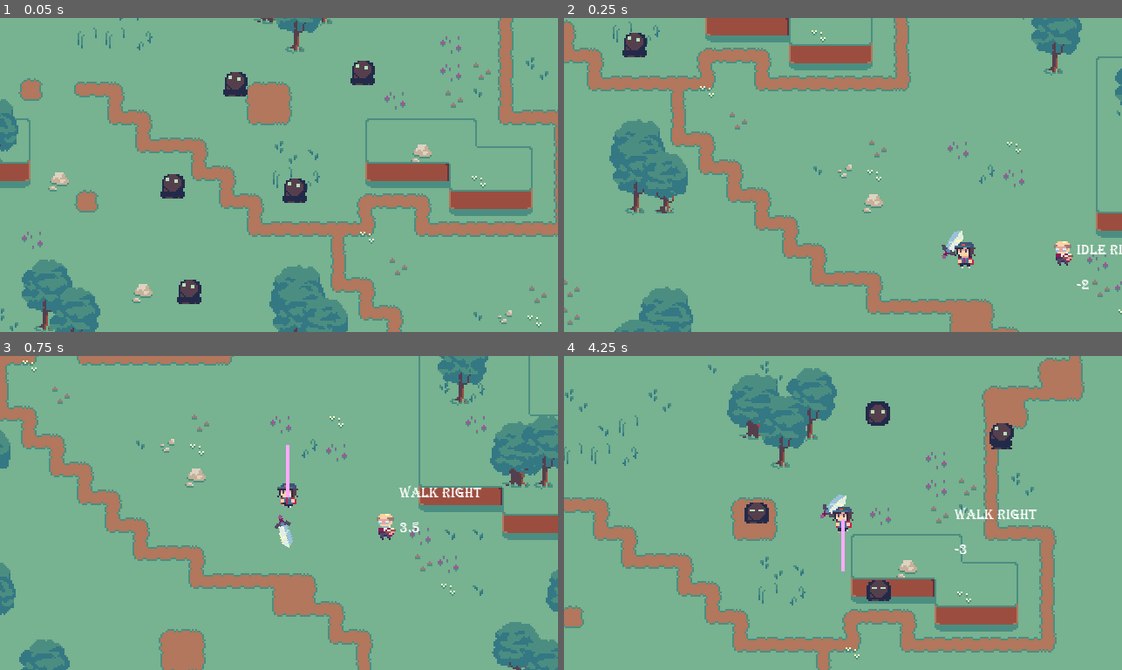
Above: before the commit, frames 1-4 (two rows, left to right).
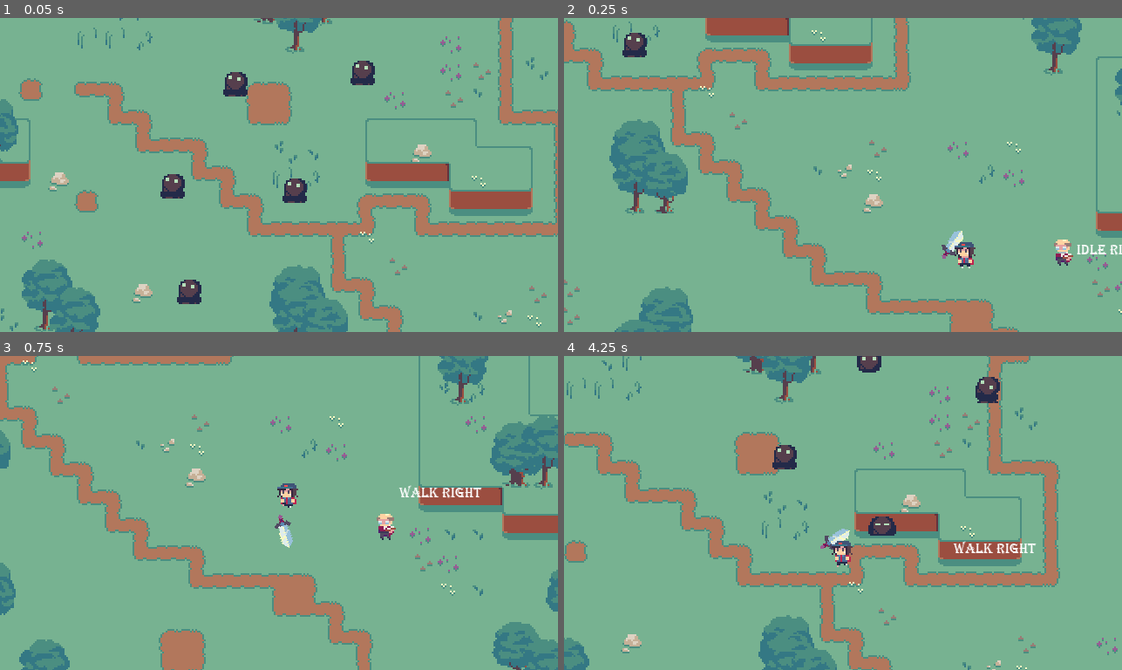
Above: after the commit, the same moments.

Repository: OceanBoy612/SimpleRPG
Game: Godot game, scene res://Code/Maps/Map1.tscn
Same seed, same stepped clock (60 frames per second), same inputs: the game is played once before the commit and once after it.
Inputs (mouse positions are in pixels of both pictures, inside the frame that each line leads up to):
- Up to frame 1 (0.05 s): no input
- Up to frame 2 (0.25 s): no input
- Up to frame 3 (0.75 s): tap Enter (ui_accept) at 0.5 s; move the mouse to (251, 575) at 0.52 s; hold Up (ui_up) from 0.53 s (still down); click (251, 575) at 0.6 s
- Up to frame 4 (4.25 s): tap Enter (ui_accept) at 0.77, 1.52, 3.02, 3.77 s; tap Shift (dash) at 0.8, 1.35, 3.05, 3.6 s; move the mouse to (1010, 560) at 1.27 s; tap E (interact) at 1.55 s; move the mouse to (675, 465) at 2.02 s; release Up (ui_up) at 2.03 s; hold E (interact) 2.03-2.78 s; hold Left (ui_left) 2.03-3.53 s; click (675, 465) at 2.3 s; move the mouse to (870, 513) at 2.77 s; click (870, 513) at 2.85 s; move the mouse to (759, 434) at 3.52 s; hold Down (ui_down) from 3.53 s (still down); hold E (interact) from 3.53 s (still down)

Frame 1 is identical in both runs. In frame 2, 0.1% of the frame differs, in the area x 87-95%, y 70-87%; in frame 3, 0.2%; in frame 4, 34%, in the area x 0-100%, y 0-100%.

Commit message:
Added arc to Frim attacks
Also added the beginnings of a conversation class to streamline dialogue in the future
Changed State to BaseState and created EntityState and CombatEntityState (prevents the need for (kb as CombatEntity)

Diff:
--- a/src/Code/Character Controller/smart_sprite.gd
+++ b/src/Code/Character Controller/smart_sprite.gd
@@ -102,8 +102,4 @@
 
 
 	draw_string(default_font, Vector2(64, 0), animation)
-
-	if kb.has_meta("direction"): # why is this necessary? only on reload?
-		draw_line(Vector2(), kb.get_meta("direction").normalized()*30, Color("#ffaaff"), 2.0)
-
-	draw_string(default_font, Vector2(64, 20), str(ang_index))
+#	draw_string(default_font, Vector2(64, 20), str(ang_index))
--- a/src/Code/Enemies/NPC.tscn
+++ b/src/Code/Enemies/NPC.tscn
@@ -96,7 +96,7 @@
 
 [sub_resource type="CircleShape2D" id=8]
 resource_local_to_scene = true
-radius = 16.0
+radius = 0.01
 
 [node name="NPC" type="KinematicBody2D"]
 position = Vector2( 161, 96 )
@@ -107,7 +107,6 @@
 "nearby": [  ],
 "spawn_point": Vector2( 161, 96 )
 }
-DEBUG = true
 type = "Frim"
 faction = 4
 hostile_factions = 1
@@ -167,6 +166,7 @@
 
 [node name="CollisionShape2D" type="CollisionShape2D" parent="AttackArea"]
 shape = SubResource( 8 )
+disabled = true
 
 [connection signal="entity_entered" from="DetectionRadius" to="StateMachine" method="_on_DetectionRadius_entity_entered"]
 [connection signal="tween_all_completed" from="StateMachine/Attack/Tween" to="StateMachine/Attack" method="_on_Tween_tween_all_completed"]
--- a/src/Code/Enemies/state.gd
+++ b/src/Code/Enemies/State/base_state.gd
@@ -1,5 +1,6 @@
 extends Node2D
-class_name State
+class_name BaseState
+
 
 
 signal completed
@@ -8,7 +9,6 @@
 export var DEBUG: bool = false setget set_DEBUG
 
 
-var kb: Entity
 var default_font: Font = Control.new().get_font("font") # just get the default font
 
 
@@ -23,11 +23,10 @@
 func on_enable():
 	pass
 
-func enable(_kb: Entity, max_time: float):
+func enable(_kb, max_time):
 	set_process(true)
 	set_physics_process(true)
 	show()
-	kb = _kb
 	on_enable()
 	yield(get_tree().create_timer(max_time), "timeout")
 	emit_signal("completed")
@@ -36,13 +35,9 @@
 func disable():
 	set_process(false)
 	set_physics_process(false)
-	if kb:
-		kb.move_dir = Vector2()
 	hide()
 
 
 func set_DEBUG(value):
 	DEBUG = value
 	update()
-
-### Helpers ###
--- /dev/null
+++ b/src/Code/Enemies/State/combat_entity_state.gd
@@ -0,0 +1,16 @@
+extends BaseState
+class_name CombatEntityState
+
+
+var kb: CombatEntity
+
+
+func enable(_kb: CombatEntity, max_time: float):
+	kb = _kb
+	.enable(_kb, max_time)
+
+
+func disable():
+	.disable()
+	if kb:
+		kb.move_dir = Vector2()
--- /dev/null
+++ b/src/Code/Enemies/State/entity_state.gd
@@ -0,0 +1,16 @@
+extends BaseState
+class_name EntityState
+
+
+var kb: Entity
+
+
+func enable(_kb: Entity, max_time: float):
+	kb = _kb
+	.enable(_kb, max_time)
+
+
+func disable():
+	.disable()
+	if kb:
+		kb.move_dir = Vector2()
--- a/src/Code/Enemies/States.gd
+++ b/src/Code/Enemies/States.gd
@@ -25,7 +25,7 @@
 """
 
 onready var kb = get_parent() as Entity
-var state: State
+var state: BaseState
 export var DEBUG = false
 #onready var spawn_pos : Vector2 = kb.global_position
 
@@ -86,7 +86,7 @@
 
 
 func _start_random_state():
-	state = get_child(randi() % get_child_count()) as State
+	state = get_child(randi() % get_child_count()) as BaseState
 	_start_state()
 
 
--- a/src/Code/Enemies/attack.gd
+++ b/src/Code/Enemies/attack.gd
@@ -1,18 +1,24 @@
-extends State
+extends CombatEntityState
 
 """
 attacks once
 ends when animation finishes
 """
 
-export var damage_amount = 1
+#export var damage_amount = 1
+
+
 var anim : AnimatedSprite
-
 
 var dir : Vector2
 var vel : float
+var vel2 : float
 
+var dash_speed = 125
 var jump_duration = 0.4
+var jump_height = 300
+var attack_delay = 0.6
+
 
 func on_enable():
 	anim = (kb.get_node("AnimatedSprite") as AnimatedSprite)
@@ -20,13 +26,14 @@
 		anim.connect("animation_finished", self, "on_animation_finished")
 	anim.play("Leap")
 
-#
-	$Tween.interpolate_property(self, "vel",
-			250, 0, jump_duration, Tween.TRANS_SINE, Tween.EASE_IN, 0.6)
+#	$Tween.interpolate_property(self, "vel",  dash_speed, 0, jump_duration, Tween.TRANS_LINEAR, Tween.EASE_IN, attack_delay)
+	$Tween.interpolate_property(self, "vel",  dash_speed, dash_speed, jump_duration, Tween.TRANS_LINEAR, Tween.EASE_IN, attack_delay)
+	$Tween.interpolate_property(self, "vel2", jump_height, -jump_height, jump_duration, Tween.TRANS_LINEAR, Tween.EASE_IN, attack_delay)
 	$Tween.start()
-	dir = ((kb as CombatEntity).target.global_position - global_position).normalized()
+	dir = (kb.target.global_position - global_position).normalized()
 
 	# disable collision
+	kb.collision_mask = kb.collision_mask & ~1 # World layer
 	kb.collision_mask = kb.collision_mask & ~2 # Player layer
 	kb.collision_mask = kb.collision_mask & ~4 # Enemy layer
 
@@ -38,6 +45,7 @@
 
 func _physics_process(delta):
 	kb.move_and_slide(vel * dir)
+	kb.move_and_slide(vel2 * Vector2(0, -1))
 	pass
 
 
@@ -50,8 +58,8 @@
 	elif anim.animation == "Detonate":
 		anim.disconnect("animation_finished", self, "on_animation_finished")
 		anim.play("Idle")
-		(kb as CombatEntity).last_attack_time = 0
-		(kb as CombatEntity).target = null
+		kb.last_attack_time = 0
+		kb.target = null
 
 		emit_signal("completed")
 
@@ -62,9 +70,13 @@
 func _on_Tween_tween_all_completed():
 	anim.play("Detonate")
 
+	vel = 0
+	vel2 = 0
+
 	var pl = kb.get_node("AnimationPlayer") as AnimationPlayer
 	pl.play("Attack") # aoe damage area expansion and enable
 
 	# re-enable collision
+	kb.collision_mask = kb.collision_mask | 1 # World layer
 	kb.collision_mask = kb.collision_mask | 2 # Player layer
 	kb.collision_mask = kb.collision_mask | 4 # Enemy layer
--- a/src/Code/Enemies/steering.gd
+++ b/src/Code/Enemies/steering.gd
@@ -1,4 +1,4 @@
-extends State
+extends CombatEntityState
 
 
 """
@@ -33,11 +33,9 @@
 
 
 func _physics_process(delta):
-	pass
-	var ckb = kb as CombatEntity
-	var can_attack = ckb.last_attack_time >= ckb.attack_cooldown
+	var can_attack = kb.last_attack_time >= kb.attack_cooldown
 
-	if not ckb.target or not is_instance_valid(ckb.target):
+	if not kb.target or not is_instance_valid(kb.target):
 		emit_signal("completed")
 		print("Bubbly")
 		return
@@ -47,7 +45,7 @@
 	move_vectors = []
 
 	# for each nearby element
-	for ele in ckb.nearby + [ckb.target]:
+	for ele in kb.nearby + [kb.target]:
 
 		# create a vector pointing at and away from the element
 		var between = ele.global_position - global_position
@@ -72,7 +70,7 @@
 	kb.move_dir = super_vector.rotated(ang * 1.1).normalized()
 
 	# stop steering if in range for attack
-	var in_range = ckb.global_position.distance_to(ckb.target.global_position) < attack_range
+	var in_range = kb.global_position.distance_to(kb.target.global_position) < attack_range
 	if in_range and can_attack:
 		emit_signal("completed")
 
@@ -92,13 +90,11 @@
 ###
 
 func get_type(ele) -> String:
-	var c_kb: CombatEntity = kb as CombatEntity
-
-	if ele == c_kb.target:
+	if ele == kb.target:
 		return "target"
-	elif ele.faction & c_kb.hostile_factions:
+	elif ele.faction & kb.hostile_factions:
 		return "enemy"
-	elif ele.faction & c_kb.faction:
+	elif ele.faction & kb.faction:
 		return "ally"
 	else:
 		return "neutral"
--- a/src/Code/Enemies/wait_action.gd
+++ b/src/Code/Enemies/wait_action.gd
@@ -1,4 +1,4 @@
-extends State
+extends EntityState
 
 
 var wait_time = 1
--- a/src/Code/Enemies/wander_action.gd
+++ b/src/Code/Enemies/wander_action.gd
@@ -1,5 +1,5 @@
 #tool
-extends State
+extends EntityState
 #class_name SteeringBehavior
 
 """
--- a/src/Code/Entities/CombatEntity.gd
+++ b/src/Code/Entities/CombatEntity.gd
@@ -8,12 +8,6 @@
 
 export(String) var type # the name of the entity (player, frim etc...)
 
-enum Factions {
-	Player = 1,
-	Neutral = 2,
-	Faction1 = 4,
-	Faction2 = 8,
-}
 export(int, FLAGS, "Player", "Neutral", "Faction1", "Faction2") var faction
 export(int, FLAGS, "Player", "Neutral", "Faction1", "Faction2") var hostile_factions
 
@@ -78,7 +72,10 @@
 # Returns true if the entity dies, false otherwise
 func damage(amt) -> bool:
 	health -= amt
-	_flash_white()
+
+	if health > 0:
+		_flash_white()
+
 	if health <= 0:
 		emit_signal("died")
 		if name == "Player":
@@ -86,6 +83,7 @@
 		else:
 			queue_free()
 		return true
+
 	return false
 
 
--- a/src/Code/Maps/LocalMap.gd
+++ b/src/Code/Maps/LocalMap.gd
@@ -16,3 +16,10 @@
 func play_dialogue(data):
 	dialogue_box.start(data)
 	yield(dialogue_box, "dialogue_ended")
+
+
+func play_conversation(conversation: Conversation):
+#	dialogue_box.start(conversation)
+#	yield(dialogue_box, "dialogue_ended")
+	assert(false, "UNIMPLEMENTED ERROR")
+	pass
--- a/src/Code/Maps/Map1.tscn
+++ b/src/Code/Maps/Map1.tscn
@@ -55,7 +55,6 @@
 position = Vector2( 292.035, 152.028 )
 frames = ExtResource( 7 )
 animation = "Idle Right"
-frame = 1
 playing = true
 flip_h = true
 
@@ -87,30 +86,26 @@
 [node name="Player" parent="." instance=ExtResource( 4 )]
 position = Vector2( 236.019, 153.704 )
 DEBUG = false
+knockback_amount = 1500.0
 
 [node name="Enemies" type="Node2D" parent="."]
 
 [node name="NPC" parent="Enemies" instance=ExtResource( 9 )]
 position = Vector2( 11.9948, -28.4842 )
-DEBUG = false
 health = 3.0
 
 [node name="NPC2" parent="Enemies" instance=ExtResource( 9 )]
 position = Vector2( -14.8195, 90.6022 )
-DEBUG = false
 health = 3.0
 
 [node name="NPC3" parent="Enemies" instance=ExtResource( 9 )]
 position = Vector2( -23.9592, 29.9537 )
-DEBUG = false
 health = 3.0
 
 [node name="NPC4" parent="Enemies" instance=ExtResource( 9 )]
 position = Vector2( 46.0825, 32.5215 )
-DEBUG = false
 health = 3.0
 
 [node name="NPC5" parent="Enemies" instance=ExtResource( 9 )]
 position = Vector2( 85.0158, -34.737 )
-DEBUG = false
 health = 3.0
--- /dev/null
+++ b/src/Code/dialogue/Conversation.gd
@@ -0,0 +1,24 @@
+tool
+extends Interaction
+class_name Conversation
+
+"""
+Unimplemented
+"""
+
+export(bool) var add_new_line setget add_line
+export(Array, Resource) var sentences
+
+
+func add_line(v):
+	var sen = Sentence.new()
+	sen.resource_name = "Sentence"
+	sentences.append(sen)
+	property_list_changed_notify()
+
+
+###
+
+func interact(local_map) -> void:
+	yield(local_map.play_conversation(self), "completed")
+	emit_signal("finished")
--- /dev/null
+++ b/src/Code/dialogue/Sentence.gd
@@ -0,0 +1,7 @@
+extends Resource
+class_name Sentence
+
+export(String, "Player", "OldMan") var speaker
+export(String, "left", "right") var side
+export(String, "neutral") var expression
+export(String, MULTILINE) var text
--- /dev/null
+++ b/src/Code/dialogue/~test/test.tres
@@ -0,0 +1,18 @@
+[gd_resource type="Resource" load_steps=4 format=2]
+
+[ext_resource path="res://Code/dialogue/Conversation.gd" type="Script" id=1]
+
+[sub_resource type="GDScript" id=1]
+
+[sub_resource type="Resource" id=2]
+resource_name = "Sentence"
+script = SubResource( 1 )
+speaker = ""
+side = ""
+expression = ""
+text = ""
+
+[resource]
+script = ExtResource( 1 )
+add_new_line = false
+sentences = [ SubResource( 2 ) ]
--- a/src/project.godot
+++ b/src/project.godot
@@ -9,6 +9,11 @@
 config_version=4
 
 _global_script_classes=[ {
+"base": "Node2D",
+"class": "BaseState",
+"language": "GDScript",
+"path": "res://Code/Enemies/State/base_state.gd"
+}, {
 "base": "Resource",
 "class": "Character",
 "language": "GDScript",
@@ -19,6 +24,16 @@
 "language": "GDScript",
 "path": "res://Code/Entities/CombatEntity.gd"
 }, {
+"base": "BaseState",
+"class": "CombatEntityState",
+"language": "GDScript",
+"path": "res://Code/Enemies/State/combat_entity_state.gd"
+}, {
+"base": "Interaction",
+"class": "Conversation",
+"language": "GDScript",
+"path": "res://Code/dialogue/Conversation.gd"
+}, {
 "base": "Interaction",
 "class": "DialogueAction",
 "language": "GDScript",
@@ -39,6 +54,11 @@
 "language": "GDScript",
 "path": "res://Code/Entities/Entity.gd"
 }, {
+"base": "BaseState",
+"class": "EntityState",
+"language": "GDScript",
+"path": "res://Code/Enemies/State/entity_state.gd"
+}, {
 "base": "Reference",
 "class": "Helpers",
 "language": "GDScript",
@@ -64,15 +84,15 @@
 "language": "GDScript",
 "path": "res://Code/Quests/QuestInteraction.gd"
 }, {
+"base": "Resource",
+"class": "Sentence",
+"language": "GDScript",
+"path": "res://Code/dialogue/Sentence.gd"
+}, {
 "base": "AnimatedSprite",
 "class": "SmartSprite",
 "language": "GDScript",
 "path": "res://Code/Character Controller/smart_sprite.gd"
-}, {
-"base": "Node2D",
-"class": "State",
-"language": "GDScript",
-"path": "res://Code/Enemies/state.gd"
 }, {
 "base": "Node2D",
 "class": "UtilityStateMachine",
@@ -80,19 +100,23 @@
 "path": "res://Code/Enemies/States.gd"
 } ]
 _global_script_class_icons={
+"BaseState": "",
 "Character": "",
 "CombatEntity": "",
+"CombatEntityState": "",
+"Conversation": "",
 "DialogueAction": "",
 "DialogueBox": "",
 "DialoguePlayer": "",
 "Entity": "",
+"EntityState": "",
 "Helpers": "",
 "Interactable": "",
 "Interaction": "",
 "LocalMap": "",
 "QuestInteraction": "",
+"Sentence": "",
 "SmartSprite": "",
-"State": "",
 "UtilityStateMachine": ""
 }
 
